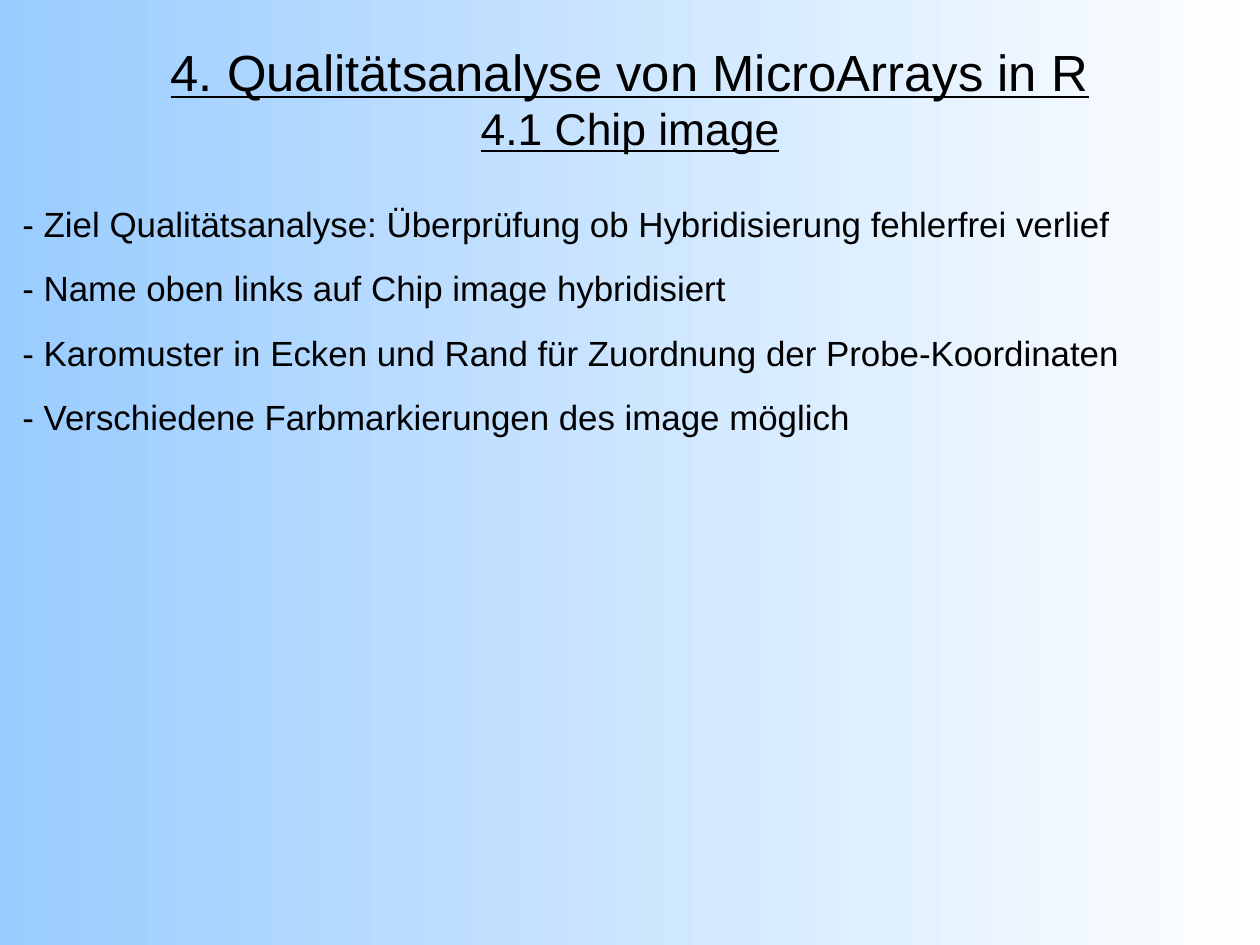
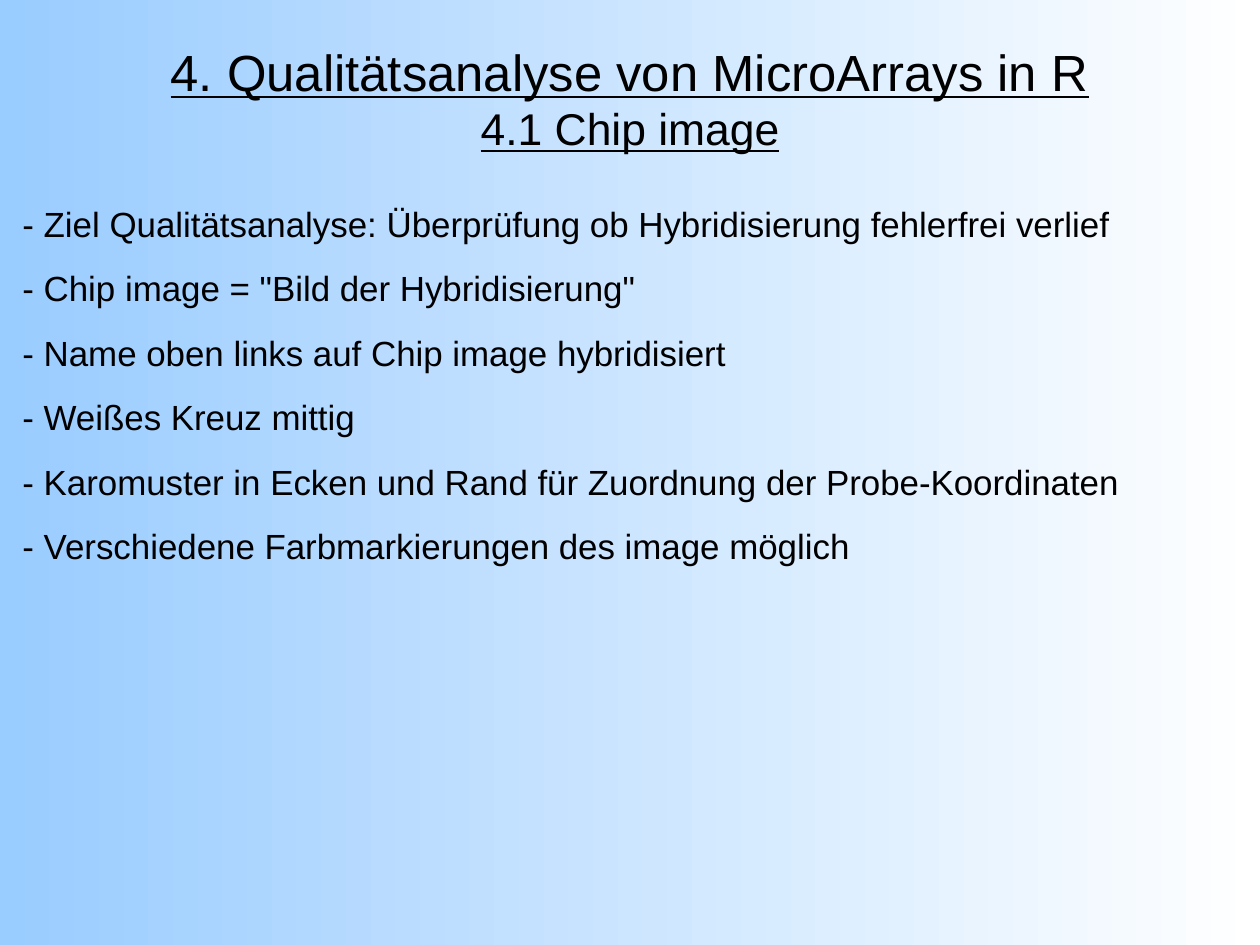
Before and after one commit to emmkey/GenEx, a slide deck: slide 11 of W1 Praesentation.odp (slide 12 before the commit). Drawn at 1260x945 pixels with LibreOffice and Linux fonts; fonts in the diff are those of the drawing. Boxes give left, top, right and bottom in pixels: in the first picture for what was removed or moved away, otherwise in the second. Text is boxed around its words. In the diff, an @@ line names an element or a change of style, - is before the commit and + after.

```diff
--- a/W1 Praesentation.odp
+++ b/W1 Praesentation.odp
@@ text at (x1=44, y1=275, x2=635, y2=308): paragraph added @@
+- Chip image = "Bild der Hybridisierung"
@@ text at (x1=44, y1=404, x2=355, y2=437): paragraph added @@
+- Weißes Kreuz mittig
```
Also in this commit, not shown: 9 other slides changed, 1 slide added, 1 slide removed, 1 other file.
